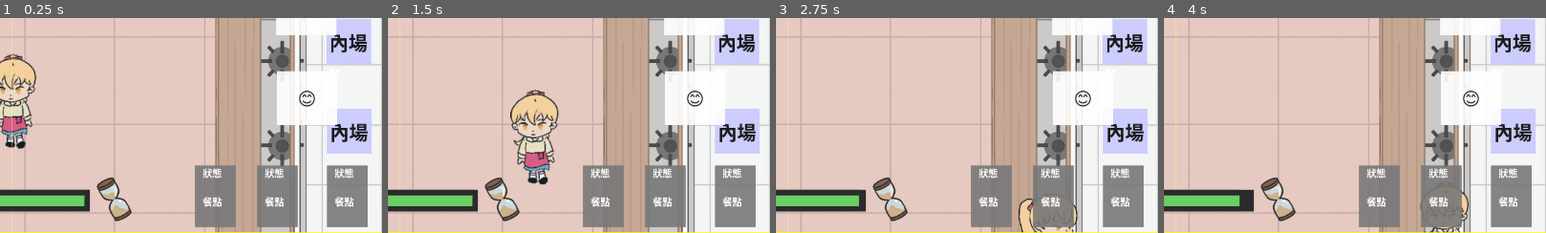
Above: before the commit, frames 1-4 (left to right).
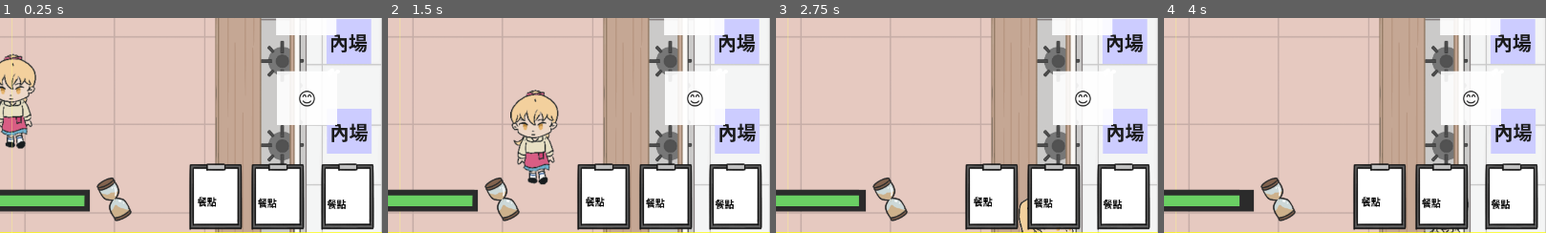
Above: after the commit, the same moments.

Repository: darkbtf/game-jam-2026-kcl
Game: Godot game, scene res://Scenes/main.tscn
Two runs of this game, one before a commit and one after it. Both use one fixed random seed, a clock stepped at 60 frames per second and the inputs below.
Inputs (mouse positions are % of the whole screen's width and height, from its top left):
- Up to frame 1 (0.25 s): no input
- Up to frame 2 (1.5 s): tap Enter (ui_accept) at 0.5, 0.77 s; hold D (move_right) 0.53-1.28 s; hold J (expression_happy) 0.53-1.28 s; hold S (move_down) from 1.28 s (still down); tap K (expression_neutral) at 1.35 s
- Up to frame 3 (2.75 s): tap Enter (ui_accept) at 1.52 s; release S (move_down) at 2.03 s; hold D (move_right) from 2.03 s (still down); hold L (expression_sad) from 2.03 s (still down)
- Up to frame 4 (4 s): release D (move_right) at 2.78 s; release L (expression_sad) at 2.78 s; hold W (move_up) 2.78-3.5 s; tap Shift (run) at 2.85 s; tap Enter (ui_accept) at 3.02 s; click (19, 7) at 3.5 s
The pictures show only the part of the screen within x 48-98%, y 50-100%; the shares and areas given below are measured in that part.

The runs differ from the first frame. In frame 1, 12% of the frame differs, in the area x 49-98%, y 67-99%; in frame 2, 12%; in frame 3, 12%; in frame 4, 12%.

Commit message:
更新餐點製作動畫

Diff:
--- a/Scenes/order.tscn
+++ b/Scenes/order.tscn
@@ -1,6 +1,50 @@
-[gd_scene load_steps=2 format=3 uid="uid://b2h0hj5weqvw1"]
+[gd_scene load_steps=8 format=3 uid="uid://b2h0hj5weqvw1"]
 
 [ext_resource type="Script" uid="uid://bl5u6esx6xmus" path="res://Scenes/order_manager.gd" id="1_70v6w"]
+[ext_resource type="Texture2D" uid="uid://b2c0mplxpks3t" path="res://Assets/list.png" id="2_y3t5d"]
+[ext_resource type="Texture2D" uid="uid://dg3s1hyn7pqli" path="res://Assets/cooking1.png" id="3_edq7g"]
+[ext_resource type="Texture2D" uid="uid://d3n2drmnrv0cm" path="res://Assets/cooking2.png" id="4_bpdd6"]
+[ext_resource type="Texture2D" uid="uid://cv2ub77yykqxw" path="res://Assets/cooking3.png" id="5_b0mbr"]
+[ext_resource type="Texture2D" uid="uid://golofre8lbpt" path="res://Assets/cook_finish.png" id="6_lx1g4"]
+
+[sub_resource type="SpriteFrames" id="SpriteFrames_bj6i8"]
+animations = [{
+"frames": [{
+"duration": 1.0,
+"texture": ExtResource("3_edq7g")
+}, {
+"duration": 1.0,
+"texture": ExtResource("4_bpdd6")
+}, {
+"duration": 1.0,
+"texture": ExtResource("5_b0mbr")
+}, {
+"duration": 1.0,
+"texture": ExtResource("4_bpdd6")
+}, {
+"duration": 1.0,
+"texture": ExtResource("3_edq7g")
+}],
+"loop": true,
+"name": &"cooking",
+"speed": 10.0
+}, {
+"frames": [{
+"duration": 1.0,
+"texture": ExtResource("6_lx1g4")
+}],
+"loop": true,
+"name": &"finish",
+"speed": 5.0
+}, {
+"frames": [{
+"duration": 1.0,
+"texture": null
+}],
+"loop": true,
+"name": &"stay",
+"speed": 5.0
+}]
 
 [node name="Order" type="Control" node_paths=PackedStringArray("Orders_Array") groups=["orderManager"]]
 layout_mode = 3
@@ -22,7 +66,7 @@
 [node name="Order 1" type="Control" parent="HBoxContainer"]
 layout_mode = 2
 
-[node name="Background" type="ColorRect" parent="HBoxContainer/Order 1"]
+[node name="Background" type="TextureRect" parent="HBoxContainer/Order 1"]
 layout_mode = 1
 anchors_preset = 15
 anchor_right = 1.0
@@ -32,7 +76,7 @@
 offset_bottom = 7.0
 grow_horizontal = 2
 grow_vertical = 2
-color = Color(0.47007585, 0.47007585, 0.47007585, 0.9019608)
+texture = ExtResource("2_y3t5d")
 
 [node name="Meal" type="TextureRect" parent="HBoxContainer/Order 1"]
 layout_mode = 0
@@ -43,10 +87,11 @@
 
 [node name="MealLabel" type="Label" parent="HBoxContainer/Order 1"]
 layout_mode = 0
-offset_left = 13.0
+offset_left = 4.0
 offset_top = 29.0
-offset_right = 53.0
+offset_right = 44.0
 offset_bottom = 52.0
+theme_override_colors/font_color = Color(0, 0, 0, 1)
 text = "餐點"
 
 [node name="Status" type="TextureRect" parent="HBoxContainer/Order 1"]
@@ -56,18 +101,16 @@
 offset_right = 53.0
 offset_bottom = 21.0
 
-[node name="StatusLabel" type="Label" parent="HBoxContainer/Order 1"]
-layout_mode = 0
-offset_left = 13.0
-offset_top = -19.0
-offset_right = 53.0
-offset_bottom = 4.0
-text = "狀態"
+[node name="AnimatedSprite2D" type="AnimatedSprite2D" parent="HBoxContainer/Order 1"]
+position = Vector2(3, -20)
+sprite_frames = SubResource("SpriteFrames_bj6i8")
+animation = &"stay"
+frame_progress = 0.3871553
 
 [node name="Order 2" type="Control" parent="HBoxContainer"]
 layout_mode = 2
 
-[node name="Background" type="ColorRect" parent="HBoxContainer/Order 2"]
+[node name="Background" type="TextureRect" parent="HBoxContainer/Order 2"]
 layout_mode = 1
 anchors_preset = 15
 anchor_right = 1.0
@@ -78,7 +121,7 @@
 offset_bottom = 7.0
 grow_horizontal = 2
 grow_vertical = 2
-color = Color(0.47007585, 0.47007585, 0.47007585, 0.9019608)
+texture = ExtResource("2_y3t5d")
 
 [node name="Meal" type="TextureRect" parent="HBoxContainer/Order 2"]
 layout_mode = 0
@@ -89,10 +132,11 @@
 
 [node name="MealLabel" type="Label" parent="HBoxContainer/Order 2"]
 layout_mode = 0
-offset_left = 113.0
-offset_top = 29.0
-offset_right = 153.0
-offset_bottom = 52.0
+offset_left = 101.0
+offset_top = 31.0
+offset_right = 141.0
+offset_bottom = 54.0
+theme_override_colors/font_color = Color(0, 0, 0, 1)
 text = "餐點"
 
 [node name="Status" type="TextureRect" parent="HBoxContainer/Order 2"]
@@ -102,18 +146,15 @@
 offset_right = 153.0
 offset_bottom = 21.0
 
-[node name="StatusLabel" type="Label" parent="HBoxContainer/Order 2"]
-layout_mode = 0
-offset_left = 113.0
-offset_top = -19.0
-offset_right = 153.0
-offset_bottom = 4.0
-text = "狀態"
+[node name="AnimatedSprite2D" type="AnimatedSprite2D" parent="HBoxContainer/Order 2"]
+position = Vector2(102, -20)
+sprite_frames = SubResource("SpriteFrames_bj6i8")
+animation = &"stay"
 
 [node name="Order 3" type="Control" parent="HBoxContainer"]
 layout_mode = 2
 
-[node name="Background" type="ColorRect" parent="HBoxContainer/Order 3"]
+[node name="Background" type="TextureRect" parent="HBoxContainer/Order 3"]
 layout_mode = 1
 anchors_preset = 15
 anchor_right = 1.0
@@ -124,7 +165,7 @@
 offset_bottom = 7.0
 grow_horizontal = 2
 grow_vertical = 2
-color = Color(0.47007585, 0.47007585, 0.47007585, 0.9019608)
+texture = ExtResource("2_y3t5d")
 
 [node name="Meal" type="TextureRect" parent="HBoxContainer/Order 3"]
 layout_mode = 0
@@ -135,10 +176,11 @@
 
 [node name="MealLabel" type="Label" parent="HBoxContainer/Order 3"]
 layout_mode = 0
-offset_left = 226.0
-offset_top = 29.0
-offset_right = 266.0
-offset_bottom = 52.0
+offset_left = 213.0
+offset_top = 33.0
+offset_right = 253.0
+offset_bottom = 56.0
+theme_override_colors/font_color = Color(0, 0, 0, 1)
 text = "餐點"
 
 [node name="Status" type="TextureRect" parent="HBoxContainer/Order 3"]
@@ -148,10 +190,7 @@
 offset_right = 266.0
 offset_bottom = 21.0
 
-[node name="StatusLabel" type="Label" parent="HBoxContainer/Order 3"]
-layout_mode = 0
-offset_left = 226.0
-offset_top = -19.0
-offset_right = 266.0
-offset_bottom = 4.0
-text = "狀態"
+[node name="AnimatedSprite2D" type="AnimatedSprite2D" parent="HBoxContainer/Order 3"]
+position = Vector2(214, -20)
+sprite_frames = SubResource("SpriteFrames_bj6i8")
+animation = &"stay"
--- a/Scenes/order_manager.gd
+++ b/Scenes/order_manager.gd
@@ -40,11 +40,12 @@
 
 	match status:
 		"prepare":
-			Orders_Array[number].get_node("StatusLabel").text = status
+			Orders_Array[number].get_node("AnimatedSprite2D").play("cooking")
 			order_text_array[number][1] = "cooking"
 			make_number +=1
 		"finish":
-			Orders_Array[number].get_node("StatusLabel").text = status
+			Orders_Array[number].get_node("AnimatedSprite2D").play("finish")
 			order_text_array[number][1] = "finish"
 		"del":
+			Orders_Array[number].get_node("AnimatedSprite2D").play("stay")
 			make_number -= 1
